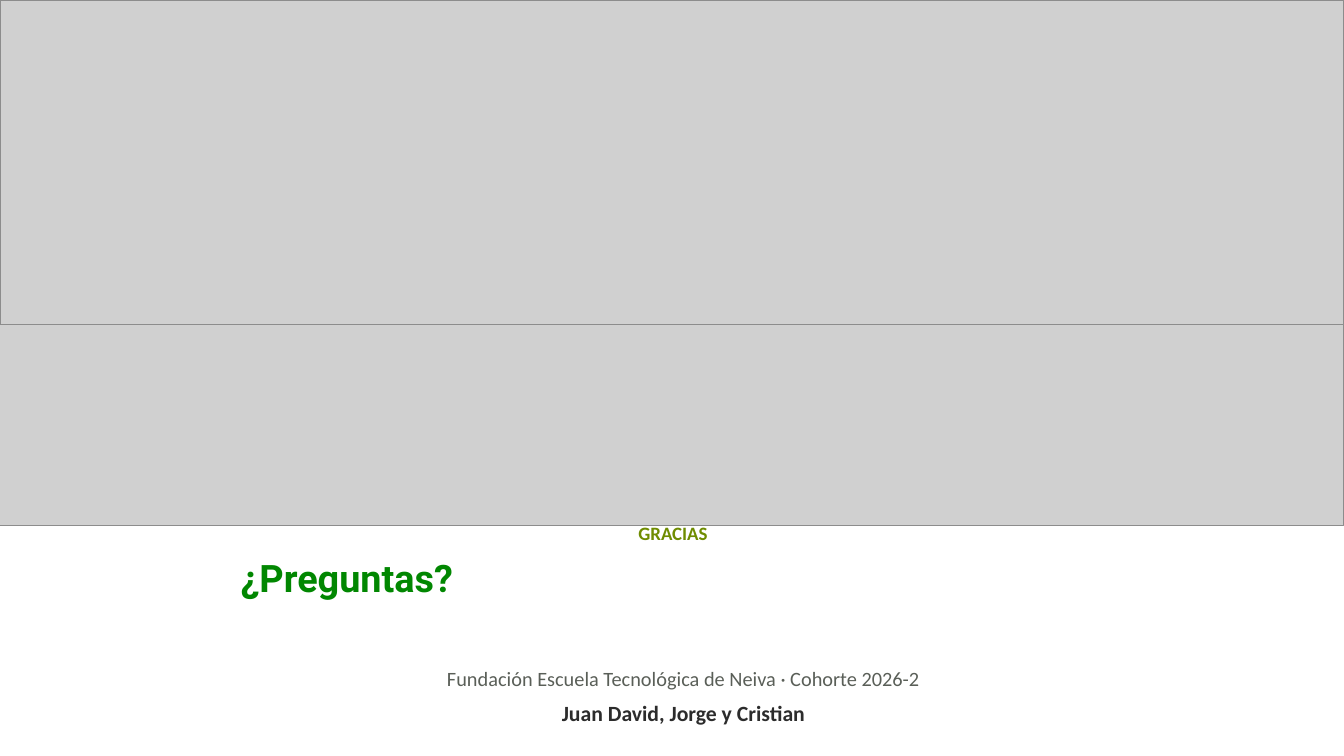
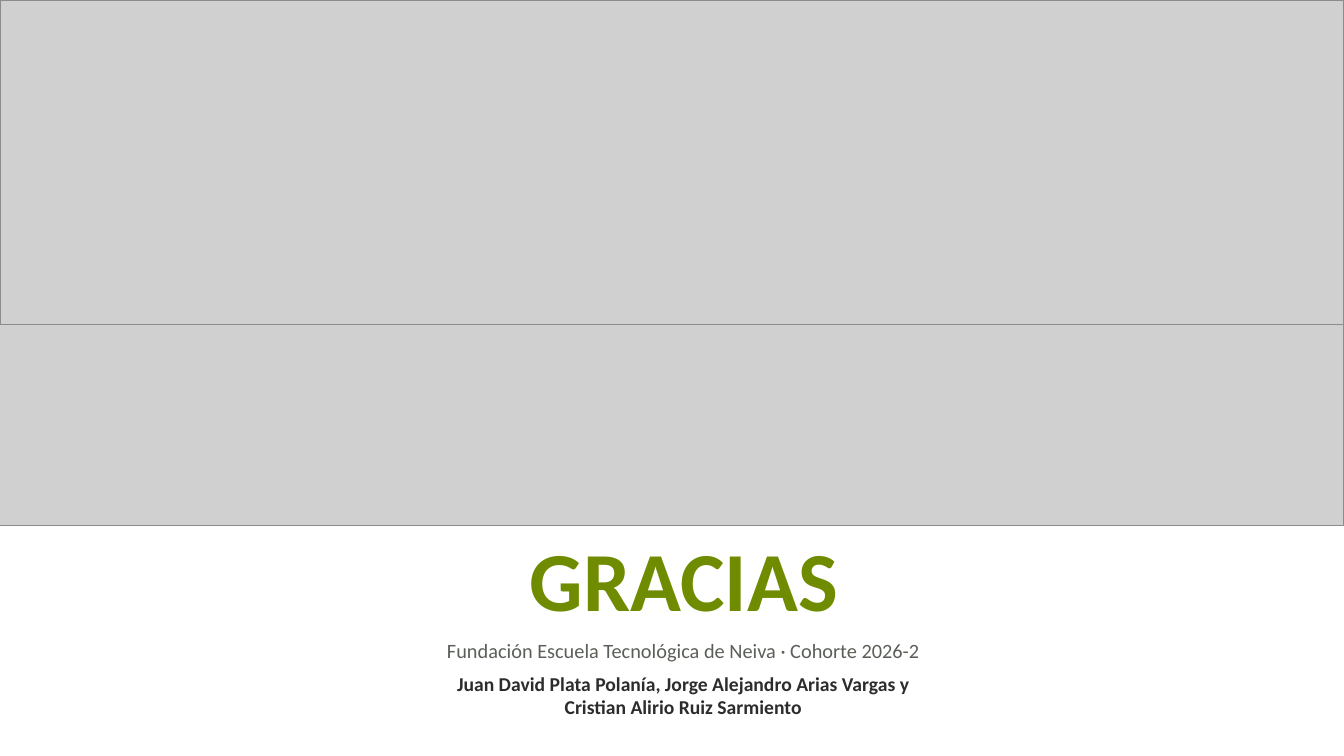
Before and after one commit to juandadevp/cuentasclaras, a slide deck: slide 17 of docs/Exposicion_Cuentas_Claras.pptx (slide 13 before the commit). Drawn at 1344x756 pixels with LibreOffice and Linux fonts; fonts in the diff are those of the drawing; grey boxes stand for pictures. Boxes give left, top, right and bottom in pixels: in the first picture for what was removed or moved away, otherwise in the second. Text is boxed around its words. In the diff, an @@ line names an element or a change of style, - is before the commit and + after.

```diff
--- a/docs/Exposicion_Cuentas_Claras.pptx
+++ b/docs/Exposicion_Cuentas_Claras.pptx
@@ text "GRACIAS": place and size @@
-text "GRACIAS" at [638,524,707,540]
+text "GRACIAS" at [530,556,838,612]
@@ text "GRACIAS" at [530,556,838,612]: size 13.5 to 60 pt @@
@@ text removed at [241,564,453,600] @@
-¿Preguntas?
@@ text "Fundación Escuela Tecnológica de Neiva ...": place and size @@
-text "Fundación Escuela Tecnológica de Neiva ..." at [447,672,920,725]
+text "Fundación Escuela Tecnológica de Neiva ..." at [447,644,920,714]
@@ text at [457,677,909,714]: text changed; size 15.5 to 14 pt @@
-Juan David, Jorge y Cristian
+Juan David Plata Polanía, Jorge Alejandro Arias Vargas y Cristian Alirio Ruiz Sarmiento
```
Also in this commit, not shown: 8 other slides changed, 6 slides added, 2 slides removed.
